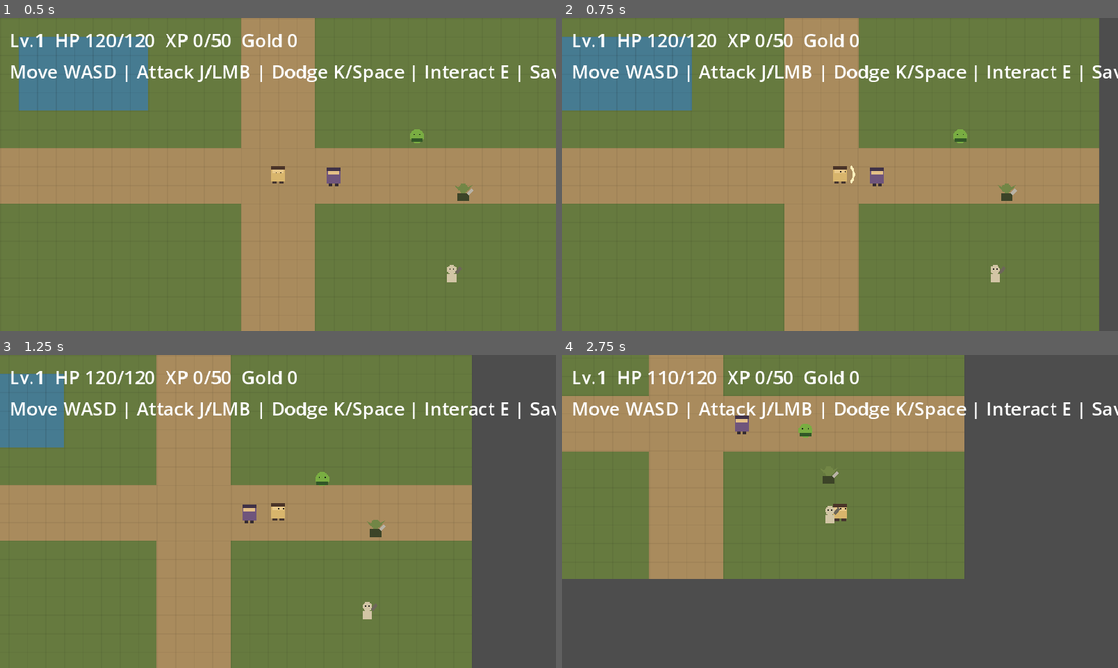
Above: before the commit, frames 1-4 (two rows, left to right).
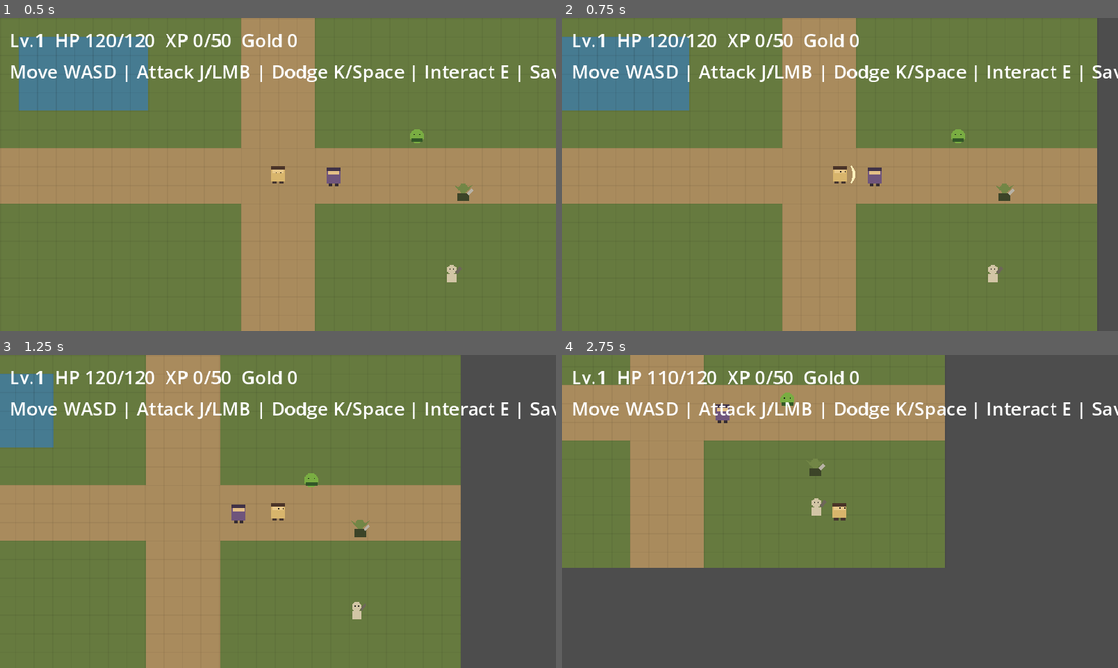
Above: after the commit, the same moments.

Repository: tjqmf14-source/rpg-game-v1
Game: Godot game, scene res://scenes/main.tscn
The game is run twice, just before and just after one commit, with the same random seed, the same clock (stepped at 60 frames per second) and the same inputs.
Inputs (mouse positions are in pixels of both pictures, inside the frame that each line leads up to):
- Up to frame 1 (0.5 s): no input
- Up to frame 2 (0.75 s): tap Enter at 0.5 s; move the mouse to (962, 158) at 0.52 s; hold Right (ui_right) from 0.53 s (still down); tap 1 at 0.6 s; click (962, 158) at 0.67 s
- Up to frame 3 (1.25 s): keep holding Right (ui_right); tap Space at 0.77 s; tap 4 at 0.8 s
- Up to frame 4 (2.75 s): move the mouse to (728, 527) at 1.27 s; release Right (ui_right) at 1.28 s; hold Down (ui_down) 1.28-2.03 s; tap 4 at 1.35, 2.3 s; tap Space at 1.52 s; tap 1 at 1.55, 2.1 s; move the mouse to (895, 442) at 2.02 s; hold Right (ui_right) from 2.03 s (still down)

Frame 1 is identical in both runs. In frame 2, 1.4% of the frame differs, in the area x 22-97%, y 0-100%; in frame 3, 6.2%; in frame 4, 13%, in the area x 0-73%, y 0-72%.

Commit message:
feat: enable party hero switching and equipment stats

Diff:
--- a/scripts/player/player_controller.gd
+++ b/scripts/player/player_controller.gd
@@ -15,11 +15,15 @@
 var dodge_cooldown_left: float = 0.0
 var dodge_time_left: float = 0.0
 var dodge_direction: Vector2 = Vector2.DOWN
+var active_hero_id: String = "wanderer"
+var hero_color: Color = Color("d8b56c")
 
 
 func _ready() -> void:
 	add_to_group("player")
 	GameState.player_defeated.connect(_on_player_defeated)
+	GameState.active_hero_changed.connect(_on_active_hero_changed)
+	_apply_active_hero()
 	queue_redraw()
 
 
@@ -85,6 +89,10 @@
 	elif event.keycode == KEY_K or event.keycode == KEY_SPACE:
 		_try_dodge()
 		get_viewport().set_input_as_handled()
+	elif event.keycode >= KEY_1 and event.keycode <= KEY_4:
+		var slot := int(event.keycode - KEY_1)
+		if GameState.set_active_party_slot(slot):
+			get_viewport().set_input_as_handled()
 
 
 func _try_attack() -> void:
@@ -107,10 +115,8 @@
 		var distance := offset.length()
 		if distance > attack_range or distance <= 0.001:
 			continue
-
 		if facing.dot(offset.normalized()) < 0.15:
 			continue
-
 		if distance < best_distance:
 			best_distance = distance
 			best_target = enemy
@@ -144,9 +150,30 @@
 	GameState.respawn_player()
 
 
+func _on_active_hero_changed(_hero_id: String) -> void:
+	_apply_active_hero()
+
+
+func _apply_active_hero() -> void:
+	active_hero_id = GameState.get_active_hero_id()
+	var hero := GameDatabase.get_hero(active_hero_id)
+	var stats: Dictionary = hero.get("base_stats", {})
+	attack_damage = int(stats.get("attack", 16)) + GameState.get_equipped_stat_bonus(active_hero_id, "attack")
+	move_speed = clampf(float(stats.get("speed", 80)), 60.0, 100.0)
+
+	match active_hero_id:
+		"rowan_knight":
+			hero_color = Color("d2d8e2")
+		"mira_apprentice":
+			hero_color = Color("a94b43")
+		_:
+			hero_color = Color("d8b56c")
+
+	queue_redraw()
+
+
 func _draw() -> void:
-	# Temporary 16px-grid character. Replaced by GPT-generated production sprite.
-	draw_rect(Rect2(-6, -7, 12, 13), Color("d8b56c"))
+	draw_rect(Rect2(-6, -7, 12, 13), hero_color)
 	draw_rect(Rect2(-5, -6, 10, 5), Color("e9c98a"))
 	draw_rect(Rect2(-6, -7, 12, 3), Color("4a3428"))
 	draw_rect(Rect2(-5, 6, 4, 2), Color("45352f"))
